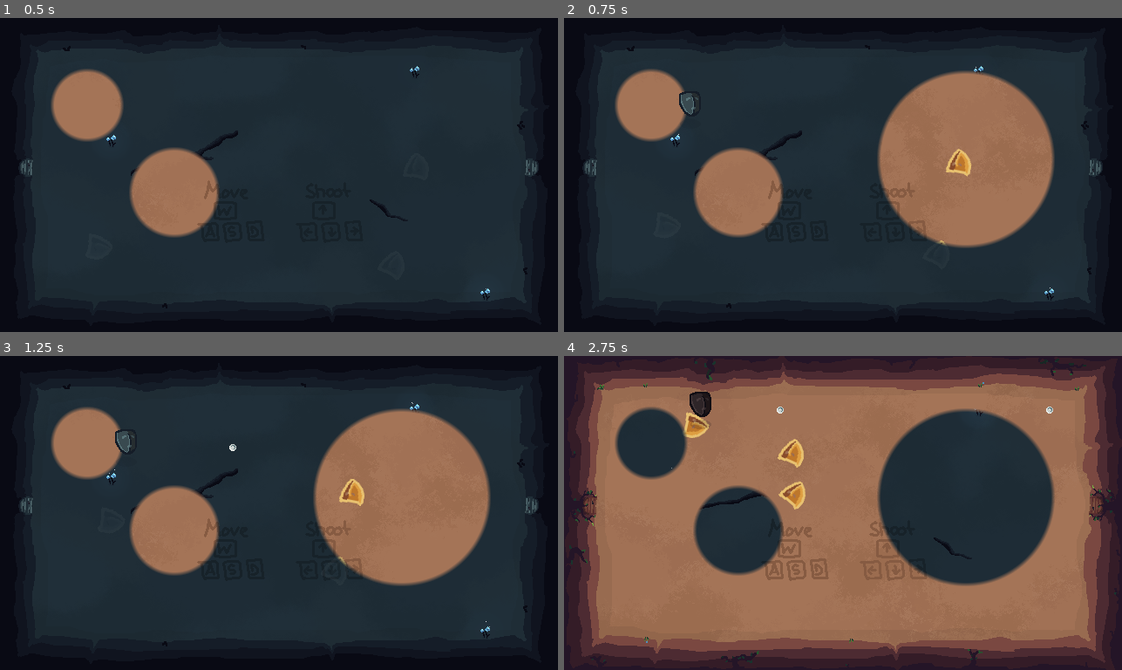
Above: before the commit, frames 1-4 (two rows, left to right).
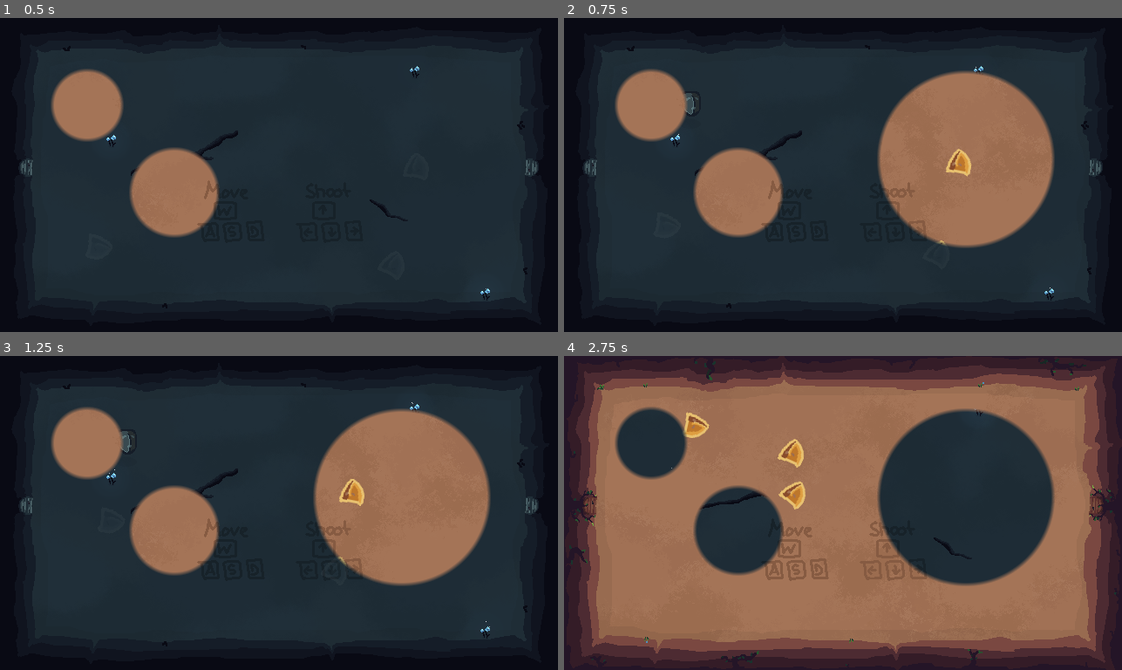
Above: after the commit, the same moments.

Repository: MarcelBlasius/Global-Game-Jam-2026
Game: Godot game, scene res://scenes/main_scene.tscn
Same seed, same stepped clock (60 frames per second), same inputs: the game is played once before the commit and once after it.
Inputs (mouse positions are in pixels of both pictures, inside the frame that each line leads up to):
- Up to frame 1 (0.5 s): no input
- Up to frame 2 (0.75 s): tap Enter at 0.5 s; move the mouse to (965, 159) at 0.52 s; hold Right (shoot right) from 0.53 s (still down); tap Shift at 0.6 s; click (965, 159) at 0.67 s
- Up to frame 3 (1.25 s): keep holding Right (shoot right)
- Up to frame 4 (2.75 s): move the mouse to (731, 528) at 1.27 s; release Right (shoot right) at 1.28 s; hold Down (shoot down) 1.28-2.03 s; tap Ctrl at 1.35 s; move the mouse to (898, 443) at 2.02 s; hold Right (shoot right) from 2.03 s (still down); tap Shift at 2.1 s

Frame 1 is identical in both runs. In frame 2, less than 0.1% of the frame differs, in the area x 20-23%, y 23-31%; in frame 3, 0.1%; in frame 4, 0.4%, in the area x 22-88%, y 11-24%.

Commit message:
updated player

Diff:
--- /dev/null
+++ b/spectra/ressources/atlas_textures/player/player_move_left_world_2.tres
@@ -0,0 +1,7 @@
+[gd_resource type="AtlasTexture" format=3 uid="uid://c0f4cwralaxvy"]
+
+[ext_resource type="Texture2D" uid="uid://b06ewonenu7hk" path="res://ressources/spritesheet.png" id="1_agkaq"]
+
+[resource]
+atlas = ExtResource("1_agkaq")
+region = Rect2(1368, 496, 32, 48)
--- /dev/null
+++ b/spectra/ressources/atlas_textures/player/player_move_right_world_2.tres
@@ -0,0 +1,7 @@
+[gd_resource type="AtlasTexture" format=3 uid="uid://2d0via8ha2iq"]
+
+[ext_resource type="Texture2D" uid="uid://b06ewonenu7hk" path="res://ressources/spritesheet.png" id="1_7wd4p"]
+
+[resource]
+atlas = ExtResource("1_7wd4p")
+region = Rect2(1368, 416, 32, 48)
--- a/spectra/scenes/player.tscn
+++ b/spectra/scenes/player.tscn
@@ -14,13 +14,14 @@
 shader = ExtResource("3_dqkch")
 shader_parameter/active = false
 shader_parameter/flash_color = Vector4(0.8, 0.5, 0.5, 1)
+shader_parameter/alpha = 1.0
 
 [sub_resource type="Animation" id="Animation_qhqgy"]
 length = 0.001
 tracks/0/type = "value"
 tracks/0/imported = false
 tracks/0/enabled = true
-tracks/0/path = NodePath("Node2D/Sprite2D:position")
+tracks/0/path = NodePath("Sprite2D:position")
 tracks/0/interp = 1
 tracks/0/loop_wrap = true
 tracks/0/keys = {
@@ -32,7 +33,7 @@
 tracks/1/type = "value"
 tracks/1/imported = false
 tracks/1/enabled = true
-tracks/1/path = NodePath("Node2D/Sprite2D:texture")
+tracks/1/path = NodePath("Sprite2D:texture")
 tracks/1/interp = 1
 tracks/1/loop_wrap = true
 tracks/1/keys = {
@@ -48,7 +49,7 @@
 tracks/0/type = "value"
 tracks/0/imported = false
 tracks/0/enabled = true
-tracks/0/path = NodePath("Node2D/Sprite2D:position")
+tracks/0/path = NodePath("Sprite2D:position")
 tracks/0/interp = 1
 tracks/0/loop_wrap = true
 tracks/0/keys = {
@@ -63,7 +64,7 @@
 tracks/0/type = "value"
 tracks/0/imported = false
 tracks/0/enabled = true
-tracks/0/path = NodePath("Node2D/Sprite2D:texture")
+tracks/0/path = NodePath("Sprite2D:texture")
 tracks/0/interp = 1
 tracks/0/loop_wrap = true
 tracks/0/keys = {
@@ -78,7 +79,7 @@
 tracks/0/type = "value"
 tracks/0/imported = false
 tracks/0/enabled = true
-tracks/0/path = NodePath("Node2D/Sprite2D:texture")
+tracks/0/path = NodePath("Sprite2D:texture")
 tracks/0/interp = 1
 tracks/0/loop_wrap = true
 tracks/0/keys = {
@@ -108,16 +109,27 @@
 [node name="ShootTimer" type="Timer" parent="." unique_id=1406925166]
 one_shot = true
 
-[node name="Node2D" type="Node2D" parent="." unique_id=400492728]
+[node name="World1" type="Node2D" parent="." unique_id=400492728]
 
-[node name="Sprite2D" type="Sprite2D" parent="Node2D" unique_id=204285705]
+[node name="Sprite2D" type="Sprite2D" parent="World1" unique_id=204285705]
 texture_filter = 1
 material = SubResource("ShaderMaterial_qlg0r")
 texture = ExtResource("3_qhqgy")
 region_rect = Rect2(1304, 285, 32, 51)
 
-[node name="AnimationPlayer" type="AnimationPlayer" parent="Node2D" unique_id=118912800]
+[node name="AnimationPlayer" type="AnimationPlayer" parent="World1" unique_id=118912800]
 root_node = NodePath("../..")
+libraries/ = SubResource("AnimationLibrary_qlg0r")
+
+[node name="World2" type="Node2D" parent="." unique_id=806615619]
+
+[node name="Sprite2D" type="Sprite2D" parent="World2" unique_id=391487250]
+texture_filter = 1
+material = SubResource("ShaderMaterial_qlg0r")
+texture = ExtResource("3_qhqgy")
+region_rect = Rect2(1304, 285, 32, 51)
+
+[node name="AnimationPlayer" type="AnimationPlayer" parent="World2" unique_id=668107201]
 libraries/ = SubResource("AnimationLibrary_qlg0r")
 
 [node name="InvincibilityTimer" type="Timer" parent="." unique_id=1796086557]
--- a/spectra/scripts/player.gd
+++ b/spectra/scripts/player.gd
@@ -6,10 +6,45 @@
 @export var fire_rate: float = 0.5 # seconds
 @onready var shoot_timer = $ShootTimer
 @onready var invincivility_Timer = $InvincibilityTimer
-@onready var sprite = $Node2D/Sprite2D
-@onready var node2d = $Node2D
-@onready var anim_player : AnimationPlayer = $Node2D/AnimationPlayer
+
+@onready var anim_player1 : AnimationPlayer = $World1/AnimationPlayer
+@onready var anim_player2 : AnimationPlayer = $World2/AnimationPlayer
 var knockback_velocity: Vector2 = Vector2.ZERO
+
+var view1 : Node;
+var view2 : Node;
+var spriteParent1 : Node;
+var spriteParent2 : Node;
+var sprite1 : Sprite2D
+var sprite2 : Sprite2D
+
+func _ready() -> void:
+	view1 = get_node("/root/main_scene/Subview1")
+	view2 = get_node("/root/main_scene/Subview2")
+	spriteParent1 = $World1
+	spriteParent2 = $World2
+	sprite1 = $World1/Sprite2D
+	sprite2 = $World2/Sprite2D
+	sprite1.z_index = 20
+	sprite2.z_index = 20
+
+	var old_global1 := spriteParent1.global_transform as Transform2D
+
+	spriteParent1.get_parent().remove_child(spriteParent1)
+	view1.add_child(spriteParent1)
+	spriteParent1.global_transform = old_global1
+
+	var old_global2 := spriteParent2.global_transform as Transform2D
+
+	spriteParent2.get_parent().remove_child(spriteParent2)
+	view2.add_child(spriteParent2)
+	spriteParent2.global_transform = old_global2
+
+func _process(delta: float) -> void:
+	spriteParent1.global_transform.origin = global_transform.origin
+	spriteParent2.global_transform.origin = global_transform.origin
+	await get_tree().physics_frame
+
 
 func get_movement_direction() -> Vector2:
 	var input_direction = Input.get_vector("left", "right", "up", "down")
@@ -26,23 +61,28 @@
 	var shoot_dir = Input.get_vector("shoot left", "shoot right", "shoot up", "shoot down")
 
 	if shoot_dir.x > 0:
-		anim_player.play("walk_right")
+		anim_player1.play("walk_right")
+		anim_player2.play("walk_right")
 	elif shoot_dir.x < 0:
-		anim_player.play("walk_left")
+		anim_player1.play("walk_left")
+		anim_player2.play("walk_left")
 
 	else:
 		if move_velocity.x > 0:
-			anim_player.play("walk_right")
+			anim_player1.play("walk_right")
+			anim_player2.play("walk_right")
 		elif move_velocity.x < 0:
-			anim_player.play("walk_left")
+			anim_player1.play("walk_left")
+			anim_player2.play("walk_left")
 		elif move_velocity == Vector2.ZERO:
-			anim_player.stop() # Or play "idle"
+			anim_player1.stop() # Or play "idle"
+			anim_player2.stop() # Or play "idle"
 
 	if shoot_timer.is_stopped() and shoot_dir != Vector2.ZERO:
 		shoot(shoot_dir)
 
 func shoot(dir: Vector2):
-	var size = sprite.get_rect().size * sprite.scale
+	var size = sprite1.get_rect().size * sprite1.scale
 	var width = size.x
 	var height = size.y
 	var offset = Vector2.ZERO
@@ -68,9 +108,13 @@
 func play_shoot_animation(dir: Vector2):
 	var angle = dir.angle()
 
-	node2d.rotation = angle
-	sprite.rotation = -angle
-	anim_player.play("shoot_animation")
+	spriteParent1.rotation = angle
+	sprite1.rotation = -angle
+	anim_player1.play("shoot_animation")
+
+	spriteParent2.rotation = angle
+	sprite2.rotation = -angle
+	anim_player2.play("shoot_animation")
 
 
 func spawn_bullet(dir: Vector2, offset: Vector2):
@@ -83,9 +127,11 @@
 
 
 func flash_hit():
-	sprite.material.set_shader_parameter("active", true)
+	sprite1.material.set_shader_parameter("active", true)
+	sprite2.material.set_shader_parameter("active", true)
 	await get_tree().create_timer(0.1).timeout
-	sprite.material.set_shader_parameter("active", false)
+	sprite1.material.set_shader_parameter("active", false)
+	sprite2.material.set_shader_parameter("active", false)
 
 func take_damage(amount: int):
 	if !invincivility_Timer.is_stopped(): return
@@ -96,6 +142,8 @@
 
 	if health == 0:
 		queue_free()
+		spriteParent1.queue_free()
+		spriteParent2.queue_free()
 
 func apply_knockback(source_position: Vector2, force: float):
 	var push_dir = (global_position - source_position).normalized()
